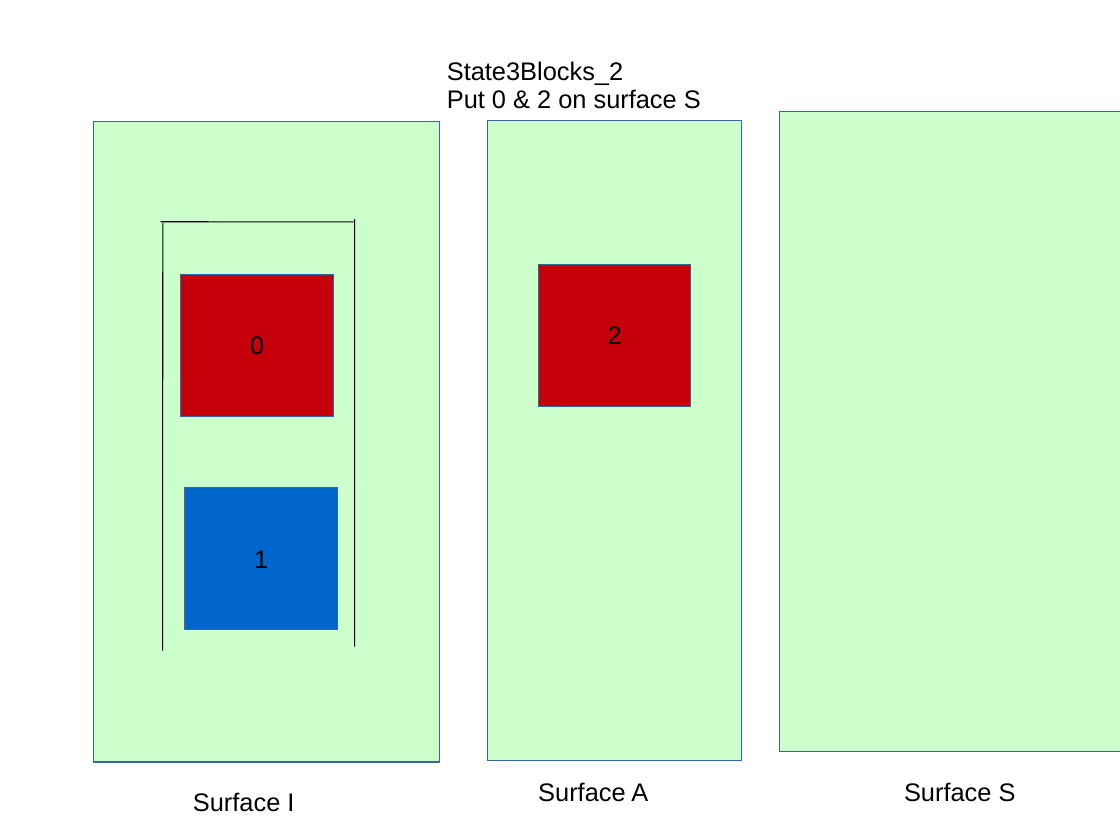
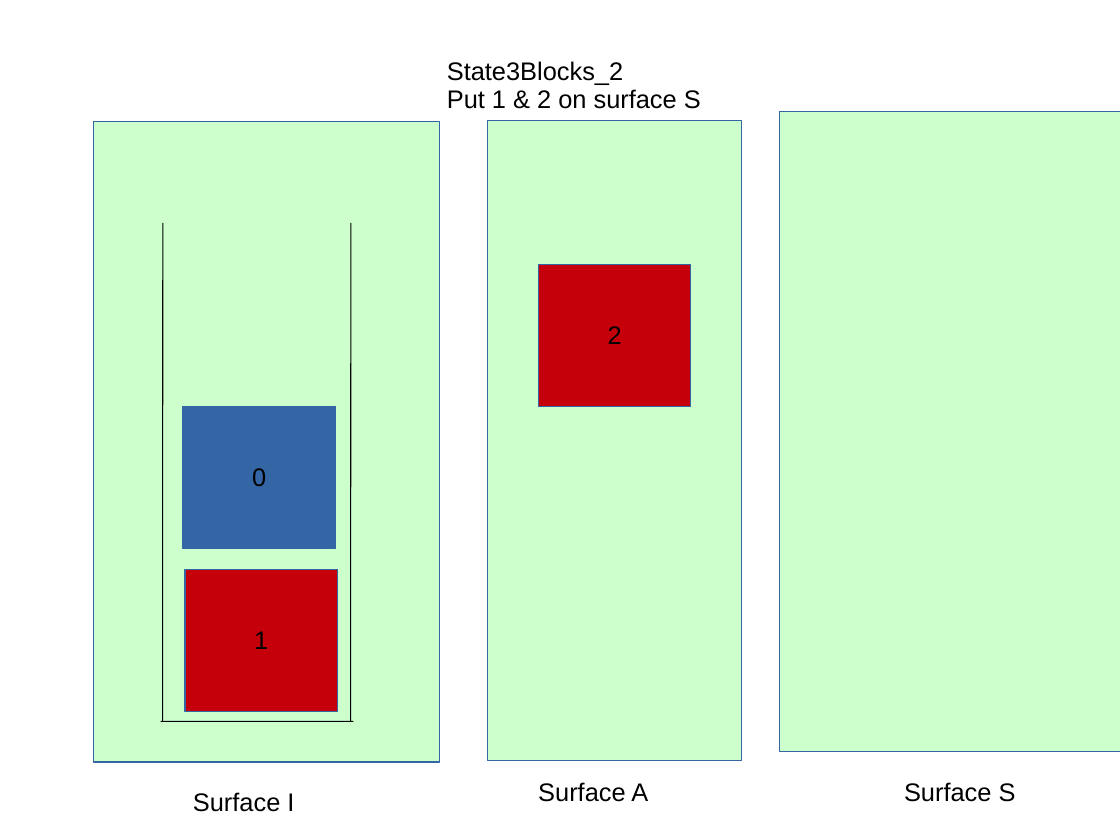
Before and after one commit to bhomberg/6834-task-motion-planner, a slide deck: slide 2 of states/statesDrawings.ppt. Drawn at 1120x840 pixels with LibreOffice and Linux fonts; fonts in the diff are those of the drawing. Boxes give left, top, right and bottom in pixels: in the first picture for what was removed or moved away, otherwise in the second. Text is boxed around its words. In the diff, an @@ line names an element or a change of style, - is before the commit and + after.

```diff
--- a/states/statesDrawings.ppt
+++ b/states/statesDrawings.ppt
@@ text at bbox=[447, 89, 701, 109]: text changed @@
-Put 0 & 2 on surface S
+Put 1 & 2 on surface S
@@ line moved from (163, 650) - (163, 224) to (163, 722) - (163, 223) @@
@@ line moved from (355, 646) - (355, 220) to (351, 722) - (351, 223) @@
@@ rectangle "0": place and size @@
-rectangle "0" at bbox=[181, 274, 333, 417]
+rectangle "0" at bbox=[183, 407, 335, 549]
@@ rectangle "0" at bbox=[183, 407, 335, 549]: fill #C5000B to #3465A4 @@
@@ rectangle "1": place and size @@
-rectangle "1" at bbox=[185, 488, 337, 630]
+rectangle "1" at bbox=[185, 569, 337, 711]
@@ rectangle "1" at bbox=[185, 569, 337, 711]: fill #0066CC to #C5000B @@
@@ line moved from (161, 222) - (354, 222) to (161, 722) - (354, 722) @@
```
Also in this commit, not shown: 7 other slides changed, 6 other files.
